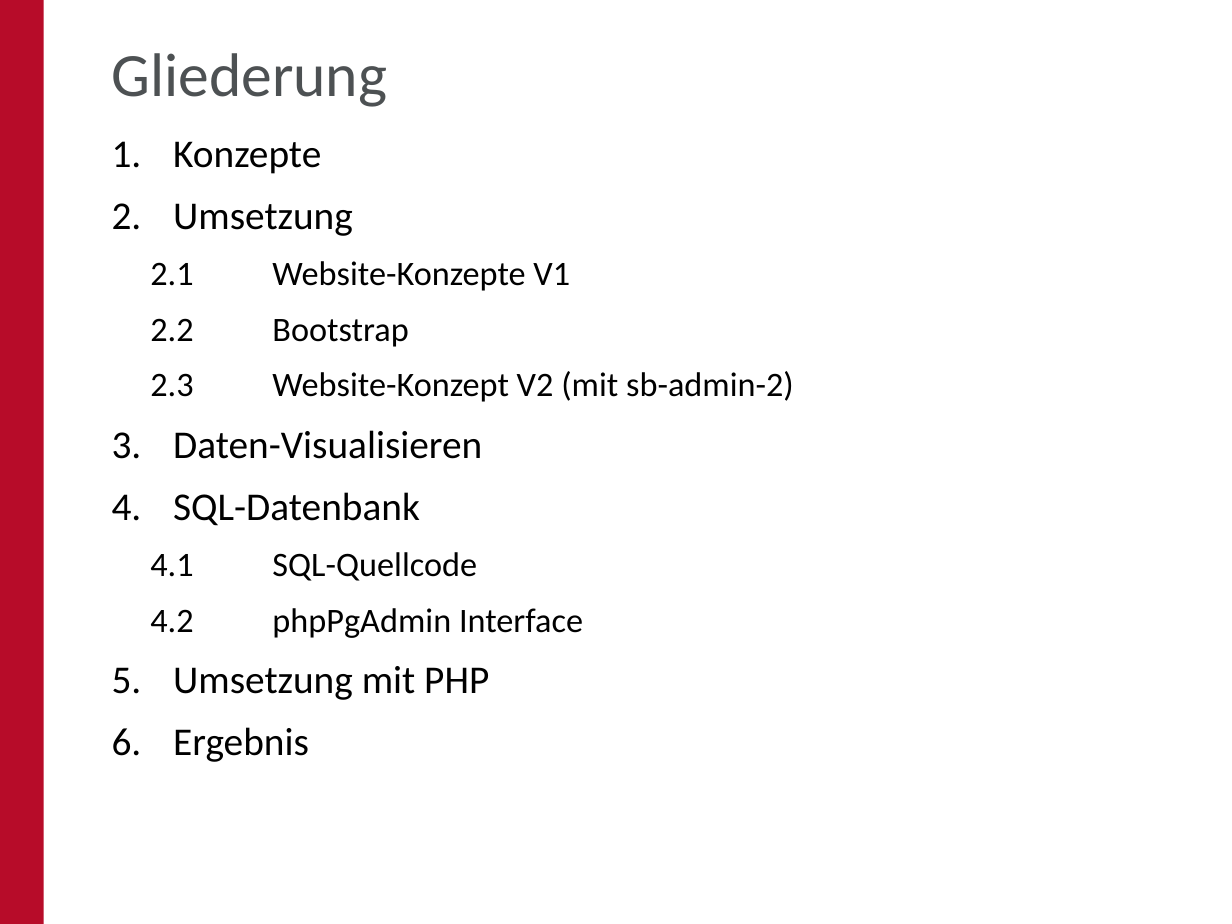
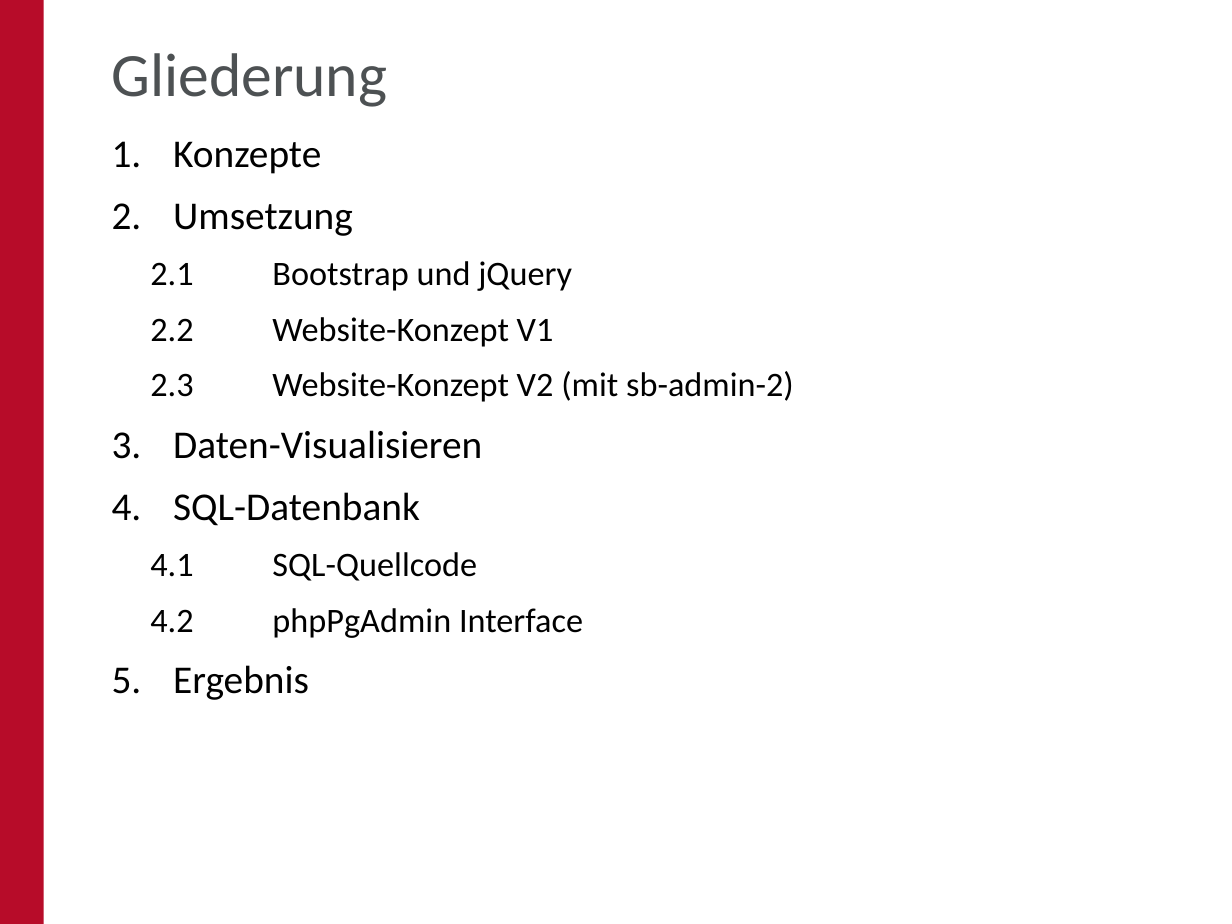
Before and after one commit to oskar-engler/praktikumsbericht, a slide deck: slide 4 of Bericht/PPT/Website - Analytic Tools.pptx (slide 3 before the commit). Drawn at 1232x924 pixels with LibreOffice and Linux fonts; fonts in the diff are those of the drawing; background and template pictures are left out. Boxes give left, top, right and bottom in pixels: in the first picture for what was removed or moved away, otherwise in the second. Text is boxed around its words. In the diff, an @@ line names an element or a change of style, - is before the commit and + after.

```diff
--- a/Bericht/PPT/Website - Analytic Tools.pptx
+++ b/Bericht/PPT/Website - Analytic Tools.pptx
@@ text at <box>150,261,572,347</box>: text changed @@
-  2.1 Website-Konzepte V1
-  2.2 Bootstrap
+  2.1 Bootstrap und jQuery
+  2.2 Website-Konzept V1
@@ text at <box>173,666,489,700</box>: paragraph removed @@
-5. Umsetzung mit PHP
```
Also in this commit, not shown: 11 other slides changed, 1 slide added, 2 other files.
